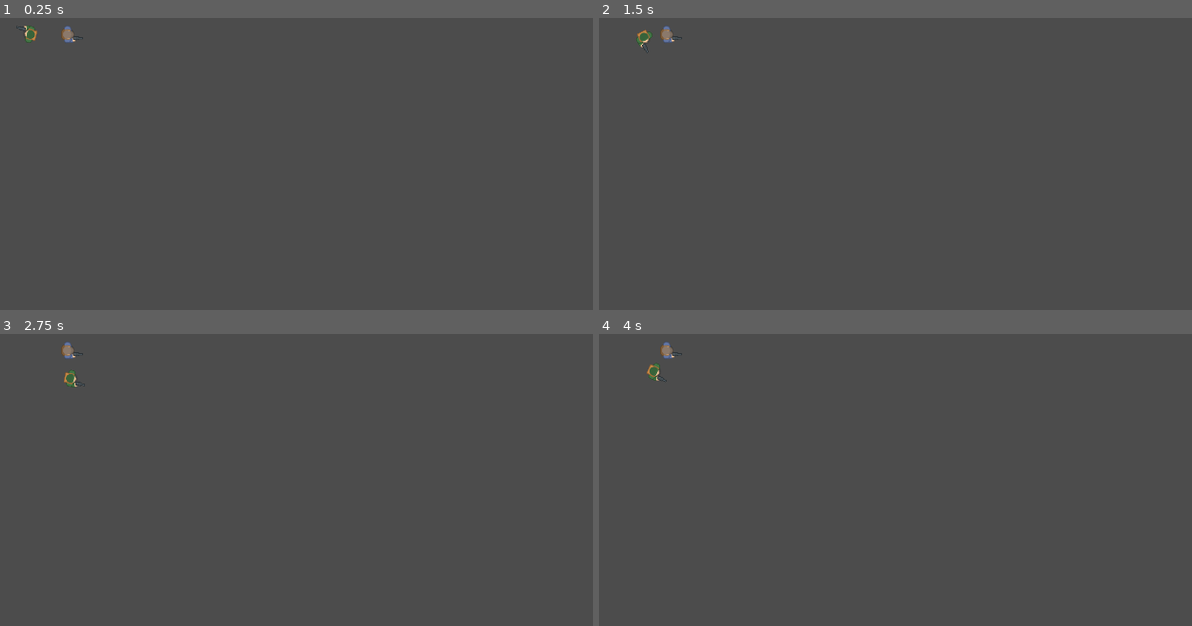
Above: before the commit, frames 1-4 (two rows, left to right).
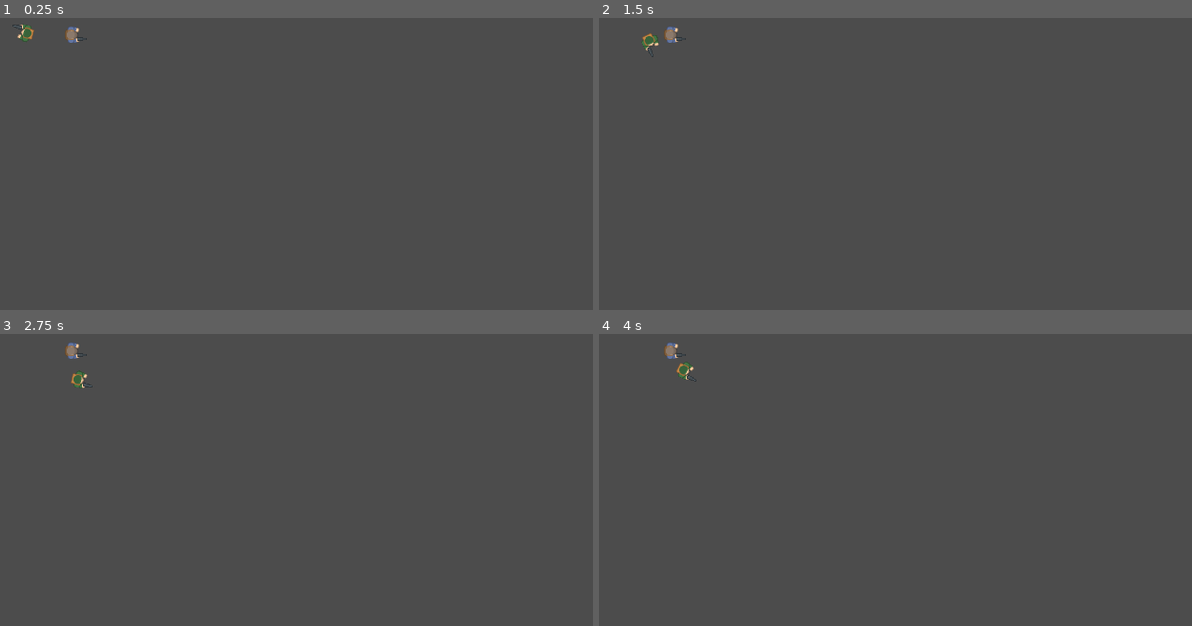
Above: after the commit, the same moments.

Repository: SathvikHegde/Militia-Strike
Game: Godot game, scene res://Main.tscn
Same seed, same stepped clock (60 frames per second), same inputs: the game is played once before the commit and once after it.
Inputs (mouse positions are in pixels of both pictures, inside the frame that each line leads up to):
- Up to frame 1 (0.25 s): no input
- Up to frame 2 (1.5 s): tap Enter at 0.5 s; move the mouse to (1067, 199) at 0.52 s; press the mouse at (1067, 199) at 0.53 s; hold D (right) 0.53-1.28 s; move the mouse to (747, 242) at 1.27 s; release the mouse at (747, 242) at 1.28 s; hold S (down) from 1.28 s (still down); click (747, 242) at 1.35 s
- Up to frame 3 (2.75 s): move the mouse to (379, 442) at 2.02 s; release S (down) at 2.03 s; press the mouse at (379, 442) at 2.03 s; hold D (right) from 2.03 s (still down)
- Up to frame 4 (4 s): move the mouse to (865, 623) at 2.77 s; release D (right) at 2.78 s; release the mouse at (865, 623) at 2.78 s; hold W (up) 2.78-3.53 s; click (865, 623) at 2.85 s; tap Space at 3.5 s; move the mouse to (1132, 599) at 3.52 s; press the mouse at (1132, 599) at 3.53 s; hold A (left) from 3.53 s (still down)

The runs differ from the first frame. In frame 1, 0.2% of the frame differs, in the area x 2-15%, y 2-9%; in frame 2, 0.3%; in frame 3, 0.3%; in frame 4, 0.3%, in the area x 8-17%, y 2-17%.

Commit message:
Refactoring Complete!

Diff:
--- a/Characters/Enemy.tscn
+++ b/Characters/Enemy.tscn
@@ -1,41 +1,12 @@
-[gd_scene load_steps=7 format=2]
+[gd_scene load_steps=6 format=2]
 
 [ext_resource path="res://Characters/Enemy.gd" type="Script" id=1]
 [ext_resource path="res://Characters/Health.tscn" type="PackedScene" id=2]
-[ext_resource path="res://Assets/Spritesheet/onlyObjects_retina.png" type="Texture" id=3]
+[ext_resource path="res://Weapons/Weapon.tscn" type="PackedScene" id=3]
 [ext_resource path="res://Assets/Spritesheet/spritesheet_characters.png" type="Texture" id=4]
 
 [sub_resource type="RectangleShape2D" id=1]
-extents = Vector2( 28, 21.5 )
-
-[sub_resource type="Animation" id=2]
-resource_name = "muzzleFlash"
-length = 0.05
-step = 0.05
-tracks/0/type = "value"
-tracks/0/path = NodePath("MuzzleFlash:visible")
-tracks/0/interp = 1
-tracks/0/loop_wrap = true
-tracks/0/imported = false
-tracks/0/enabled = true
-tracks/0/keys = {
-"times": PoolRealArray( 0, 0.05 ),
-"transitions": PoolRealArray( 1, 1 ),
-"update": 1,
-"values": [ true, false ]
-}
-tracks/1/type = "value"
-tracks/1/path = NodePath("MuzzleFlash:scale")
-tracks/1/interp = 1
-tracks/1/loop_wrap = true
-tracks/1/imported = false
-tracks/1/enabled = true
-tracks/1/keys = {
-"times": PoolRealArray( 0, 0.05 ),
-"transitions": PoolRealArray( 1, 1 ),
-"update": 0,
-"values": [ Vector2( 0.25, 0.25 ), Vector2( 0.1, 0.35 ) ]
-}
+extents = Vector2( 23, 21.5 )
 
 [node name="Enemy" type="KinematicBody2D"]
 position = Vector2( 264, 70 )
@@ -44,30 +15,13 @@
 [node name="Sprite" type="Sprite" parent="."]
 texture = ExtResource( 4 )
 region_enabled = true
-region_rect = Rect2( 0, 88, 55, 44 )
+region_rect = Rect2( 352, 176, 37, 42 )
 
 [node name="CollisionShape2D" type="CollisionShape2D" parent="."]
+position = Vector2( 5, 0 )
 shape = SubResource( 1 )
 
-[node name="EndOfGun" type="Position2D" parent="."]
-position = Vector2( 27.8595, 9.51505 )
+[node name="Health" parent="." instance=ExtResource( 2 )]
 
-[node name="GunDirection" type="Position2D" parent="."]
-position = Vector2( 30.7023, 9.51505 )
-
-[node name="AttackCooldown" type="Timer" parent="."]
-one_shot = true
-
-[node name="MuzzleFlash" type="Sprite" parent="."]
-visible = false
-position = Vector2( 36.5256, 9.54639 )
-rotation = -1.5708
-scale = Vector2( 0.1, 0.35 )
-texture = ExtResource( 3 )
-region_enabled = true
-region_rect = Rect2( 648, 645, 40, 49 )
-
-[node name="AnimationPlayer" type="AnimationPlayer" parent="."]
-anims/muzzleFlash = SubResource( 2 )
-
-[node name="Health" parent="." instance=ExtResource( 2 )]
+[node name="Weapon" parent="." instance=ExtResource( 3 )]
+position = Vector2( 25, 11 )
--- a/Characters/Player.gd
+++ b/Characters/Player.gd
@@ -4,8 +4,12 @@
 export (int) var speed = 100;
 
 onready var health = $Health;
+onready var weapon = $Weapon;
 
 signal playerFiredBullet(bullet, position, direction);
+
+func _ready():
+	weapon.connect("weaponFired", self, "shootBullet");
 
 func _physics_process(delta):
 	var direction = Vector2();
@@ -26,10 +30,10 @@
 
 func _unhandled_input(event):
 	if event.is_action_pressed("mouse1"):
-		shootBullet();
+		weapon.shootBullet();
 
-func shootBullet():
-	pass
+func shootBullet(bullet, position: Vector2, direction: Vector2):
+	emit_signal("playerFiredBullet", bullet, position, direction);
 
 func handleHit():
 	health.health -= 30;
--- a/Characters/Player.tscn
+++ b/Characters/Player.tscn
@@ -6,7 +6,7 @@
 [ext_resource path="res://Characters/Health.tscn" type="PackedScene" id=4]
 
 [sub_resource type="RectangleShape2D" id=1]
-extents = Vector2( 28, 21.5 )
+extents = Vector2( 23.5, 21.5 )
 
 [node name="Player" type="KinematicBody2D"]
 position = Vector2( 264, 70 )
@@ -15,11 +15,13 @@
 [node name="Sprite" type="Sprite" parent="."]
 texture = ExtResource( 2 )
 region_enabled = true
-region_rect = Rect2( 1, 0, 55, 43 )
+region_rect = Rect2( 349, -1, 39, 43 )
 
 [node name="CollisionShape2D" type="CollisionShape2D" parent="."]
+position = Vector2( 4.5, 0 )
 shape = SubResource( 1 )
 
 [node name="Health" parent="." instance=ExtResource( 4 )]
 
 [node name="Weapon" parent="." instance=ExtResource( 3 )]
+position = Vector2( 25, 11 )
--- a/Main.tscn
+++ b/Main.tscn
@@ -1,8 +1,7 @@
-[gd_scene load_steps=6 format=2]
+[gd_scene load_steps=5 format=2]
 
 [ext_resource path="res://Main.gd" type="Script" id=1]
 [ext_resource path="res://Weapons/BulletManager.gd" type="Script" id=2]
-[ext_resource path="res://Weapons/Bullet.tscn" type="PackedScene" id=3]
 [ext_resource path="res://Characters/Player.tscn" type="PackedScene" id=4]
 [ext_resource path="res://Characters/Enemy.tscn" type="PackedScene" id=5]
 
@@ -10,7 +9,6 @@
 script = ExtResource( 1 )
 
 [node name="Player" parent="." instance=ExtResource( 4 )]
-Bullet = ExtResource( 3 )
 
 [node name="Enemy" parent="." instance=ExtResource( 5 )]
 position = Vector2( 380, 73 )
--- a/Weapons/Weapon.gd
+++ b/Weapons/Weapon.gd
@@ -1,6 +1,8 @@
 extends Node2D
 
 export (PackedScene) var Bullet;
+
+signal weaponFired(bullet, position, direction);
 
 onready var endOfGun = $EndOfGun;
 onready var gunDirection = $GunDirection;
@@ -11,6 +13,6 @@
 	if attackCooldown.is_stopped() and Bullet != null:
 		var bulletInstance = Bullet.instance();
 		var direction = (gunDirection.global_position - endOfGun.global_position).normalized();
-		emit_signal("playerFiredBullet", bulletInstance, endOfGun.global_position, direction);
+		emit_signal("weaponFired", bulletInstance, endOfGun.global_position, direction);
 		attackCooldown.start();
-		muzzleFlashAnimation.play("muzzleFlash");
+		muzzleFlashAnimation.play("MuzzleFlash");
--- a/Weapons/Weapon.tscn
+++ b/Weapons/Weapon.tscn
@@ -1,10 +1,12 @@
-[gd_scene load_steps=4 format=2]
+[gd_scene load_steps=6 format=2]
 
 [ext_resource path="res://Assets/Spritesheet/onlyObjects_retina.png" type="Texture" id=1]
 [ext_resource path="res://Weapons/Weapon.gd" type="Script" id=2]
+[ext_resource path="res://Weapons/Bullet.tscn" type="PackedScene" id=3]
+[ext_resource path="res://Assets/weapon_silencer.png" type="Texture" id=4]
 
-[sub_resource type="Animation" id=2]
-resource_name = "muzzleFlash"
+[sub_resource type="Animation" id=1]
+resource_name = "MuzzleFlash"
 length = 0.05
 step = 0.05
 tracks/0/type = "value"
@@ -34,25 +36,28 @@
 
 [node name="Weapon" type="Node2D"]
 script = ExtResource( 2 )
+Bullet = ExtResource( 3 )
+
+[node name="Sprite" type="Sprite" parent="."]
+texture = ExtResource( 4 )
 
 [node name="EndOfGun" type="Position2D" parent="."]
-position = Vector2( 27.8595, 9.51505 )
+position = Vector2( 13, 0 )
 
 [node name="GunDirection" type="Position2D" parent="."]
-position = Vector2( 30.7023, 9.51505 )
+position = Vector2( 15, 0 )
 
 [node name="AttackCooldown" type="Timer" parent="."]
 one_shot = true
 
 [node name="MuzzleFlash" type="Sprite" parent="."]
 visible = false
-position = Vector2( 36.5256, 9.54639 )
+position = Vector2( 21, 7.27596e-12 )
 rotation = -1.5708
-scale = Vector2( 0.1, 0.35 )
+scale = Vector2( 0.25, 0.25 )
 texture = ExtResource( 1 )
 region_enabled = true
 region_rect = Rect2( 648, 645, 40, 49 )
 
 [node name="AnimationPlayer" type="AnimationPlayer" parent="."]
-root_node = NodePath("../..")
-anims/muzzleFlash = SubResource( 2 )
+anims/MuzzleFlash = SubResource( 1 )
Binary file added: Assets/weapon_silencer.png
Not shown, added: Assets/weapon_silencer.png.import
